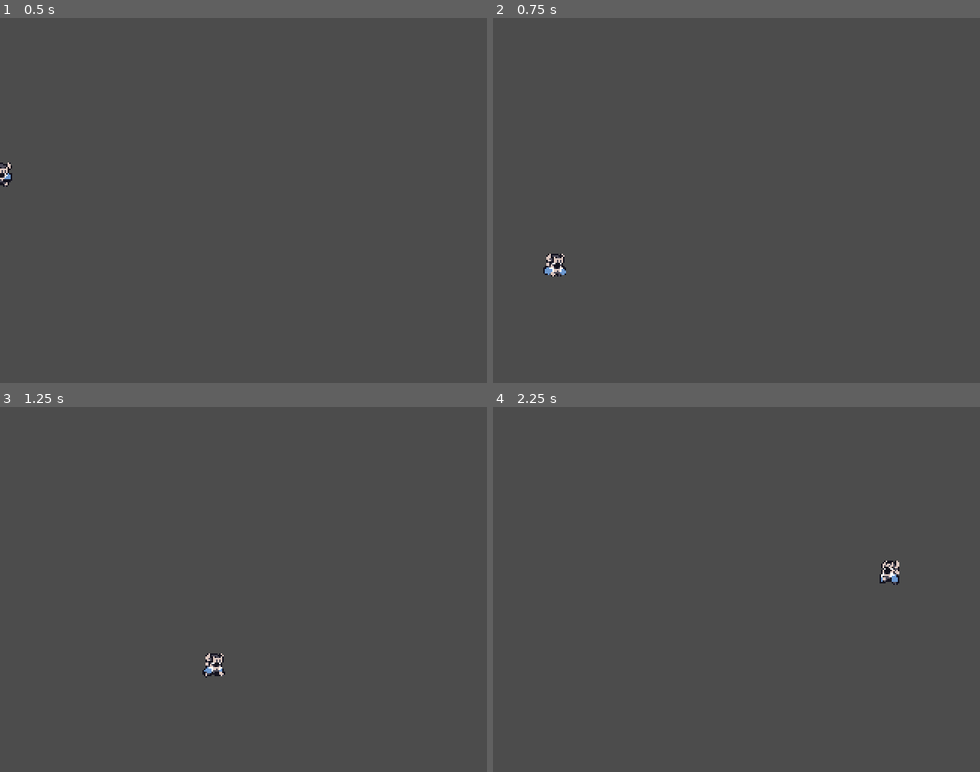
Above: before the commit, frames 1-4 (two rows, left to right).
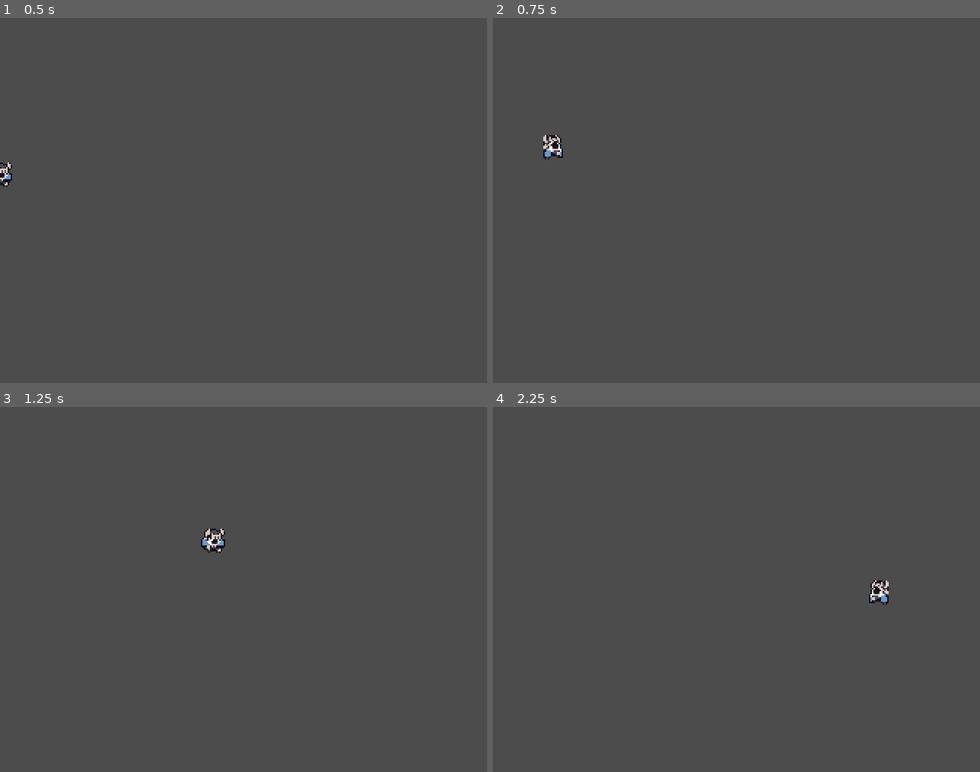
Above: after the commit, the same moments.

Repository: niro359/GameOff2023
Game: Godot game, scene res://scenes/demo/Demo.tscn
Two runs of this game, one before a commit and one after it. Both use one fixed random seed, a clock stepped at 60 frames per second and the inputs below. The project has no main scene, so this scene is started directly.
Inputs:
- Up to frame 1 (0.5 s): no input
- Up to frame 2 (0.75 s): hold Right (ui_right) from 0.53 s (still down); hold Up (ui_up) from 0.53 s (still down)
- Up to frame 3 (1.25 s): keep holding Right (ui_right); keep holding Up (ui_up)
- Up to frame 4 (2.25 s): release Up (ui_up) at 1.28 s; tap Up (ui_up) at 1.35, 1.52, 1.82 s; release Right (ui_right) at 2.03 s; hold Left (ui_left) from 2.03 s (still down); hold Up (ui_up) from 2.03 s (still down)

Frame 1 is identical in both runs. In frame 2, 0.4% of the frame differs, in the area x 10-15%, y 32-71%; in frame 3, 0.4%, in the area x 41-47%, y 33-75%; in frame 4, 0.4%.

Commit message:
Optimized Player Code

Diff:
--- a/scenes/demo/Demo.tscn
+++ b/scenes/demo/Demo.tscn
@@ -1,6 +1,9 @@
-[gd_scene load_steps=2 format=2]
+[gd_scene load_steps=3 format=2]
 
 [ext_resource path="res://scenes/player/Player.tscn" type="PackedScene" id=1]
+
+[sub_resource type="RectangleShape2D" id=1]
+extents = Vector2( 10, 54 )
 
 [node name="Demo" type="Node2D"]
 
@@ -13,3 +16,7 @@
 
 [node name="CollisionPolygon2D" type="CollisionPolygon2D" parent="StaticBody2D"]
 polygon = PoolVector2Array( -1, 166, 109, 178, 261, 177, 319, 151, 318, 239, 1, 239 )
+
+[node name="CollisionShape2D" type="CollisionShape2D" parent="StaticBody2D"]
+position = Vector2( 309, 93 )
+shape = SubResource( 1 )
--- a/scenes/player/Player.gd
+++ b/scenes/player/Player.gd
@@ -1,27 +1,40 @@
 extends KinematicBody2D
 
 enum PlayerState {
-	   IDLE,
-	   RUN,
-	   JUMP,
-	   FALL
-   }
+	IDLE,
+	RUN,
+	JUMP,
+	FALL
+}
 
 const SPEED = 200
 const GRAVITY = 800
 const JUMP_FORCE = -200
+const MAX_JUMP_TIME = 0.2
+
 var velocity = Vector2.ZERO
 var current_state = PlayerState.IDLE
 var animation_player: AnimationPlayer
-const MAX_JUMP_TIME = 0.2
 var jump_timer = 0.0
-
+var jump_pressed = false
 
 func _ready():
 	animation_player = $AnimationPlayer
 
+func _physics_process(delta):
+	handle_input(delta) # Separated input handling to its own function
+	handle_movement(delta) # Separated movement logic to its own function
+	handle_animation() # Separated animation handling to its own function
 
-func _physics_process(delta):
+func handle_input(delta):
+	# Check for jump input
+	if Input.is_action_just_pressed("ui_up"):
+		jump_pressed = true
+	elif Input.is_action_just_released("ui_up"):
+		jump_pressed = false
+		jump_timer = MAX_JUMP_TIME # Prevent additional jumping when falling
+
+func handle_movement(delta):
 	var input_vector = Vector2.ZERO
 	input_vector.x = Input.get_action_strength("ui_right") - Input.get_action_strength("ui_left")
 	input_vector = input_vector.normalized()
@@ -34,42 +47,39 @@
 			set_state(PlayerState.RUN)
 		else:
 			set_state(PlayerState.IDLE)
-		jump_timer = 0.0
+
+		if jump_pressed:
+			velocity.y = JUMP_FORCE
+			jump_timer = 0.0
+
 	else:
 		if velocity.y < 0:
 			set_state(PlayerState.JUMP)
 		else:
 			set_state(PlayerState.FALL)
 
-		if Input.is_action_pressed("ui_up") and jump_timer < MAX_JUMP_TIME:
+		if jump_pressed and jump_timer < MAX_JUMP_TIME:
 			velocity.y = JUMP_FORCE
 			jump_timer += delta
-		else:
-			jump_timer = MAX_JUMP_TIME
 
-	if input_vector.x == 0:
-		$Sprite.scale.x = $Sprite.scale.x
-	else:
+	# Flip sprite based on movement direction
+	if input_vector.x != 0:
 		$Sprite.scale.x = sign(input_vector.x)
 
 	velocity = move_and_slide(velocity, Vector2.UP)
 
-
-func _input(event):
-		 if event.is_action_pressed("ui_up"):
-			 if is_on_floor():
-				 velocity.y = JUMP_FORCE
-
+func handle_animation():
+	# Switch animation based on the state
+	match current_state:
+		PlayerState.IDLE:
+			animation_player.play("idle")
+		PlayerState.RUN:
+			animation_player.play("run")
+		PlayerState.JUMP:
+			animation_player.play("jump")
+		PlayerState.FALL:
+			animation_player.play("fall")
 
 func set_state(new_state):
-	   if new_state != current_state:
-		   current_state = new_state
-		   match current_state:
-			   PlayerState.IDLE:
-				   animation_player.play("idle")
-			   PlayerState.RUN:
-				   animation_player.play("run")
-			   PlayerState.JUMP:
-				   animation_player.play("jump")
-			   PlayerState.FALL:
-				   animation_player.play("fall")
+	if new_state != current_state:
+		current_state = new_state
